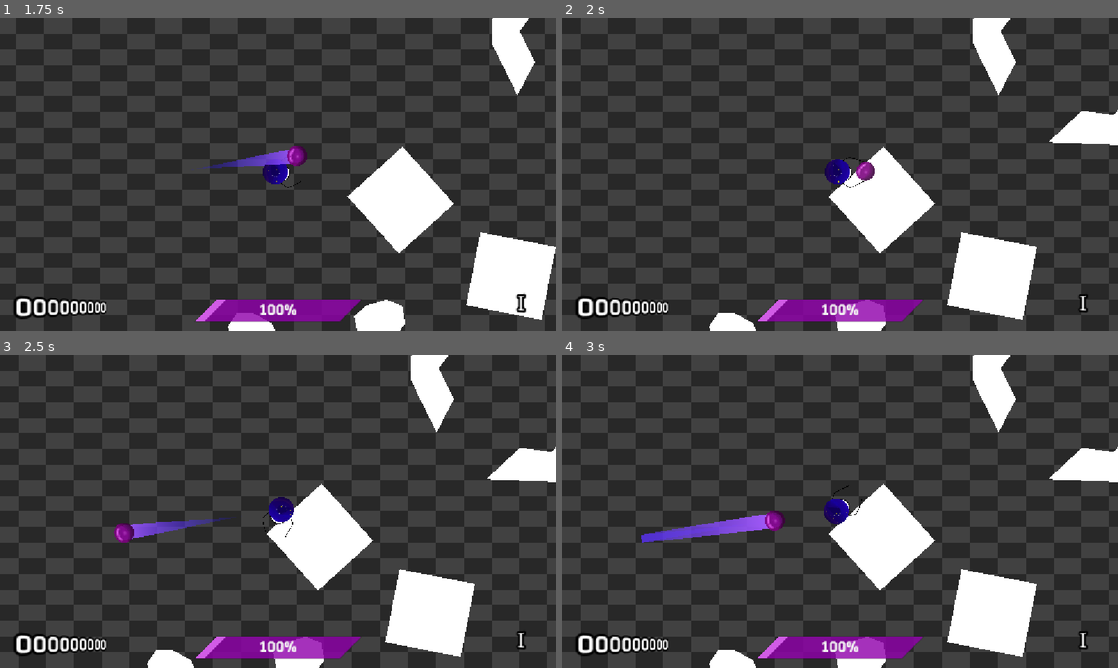
Above: before the commit, frames 1-4 (two rows, left to right).
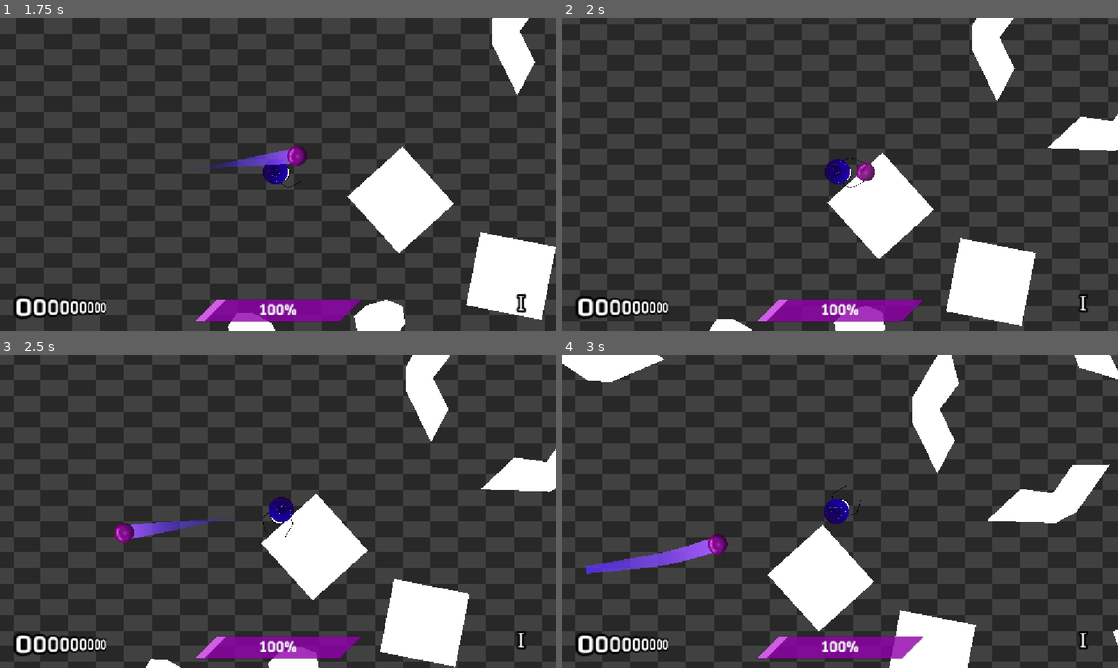
Above: after the commit, the same moments.

Repository: neilavesterinen/Haven-Bounce-Back-Shooter
Game: Godot game, scene res://Scenes/mainmenu/mainmenu.tscn
The game is run twice, just before and just after one commit, with the same random seed, the same clock (stepped at 60 frames per second) and the same inputs. The engine's default icon, where the game draws it, is replaced by a stand-in: a white triangle on a blue panel in a dark square. Sound files missing from this copy of the repository are replaced by a short silence.
Inputs (mouse positions are in pixels of both pictures, inside the frame that each line leads up to):
- Up to frame 1 (1.75 s): click "Play" at 0.5 s; tap Enter at 1.25 s; move the mouse to (400, 158) at 1.27 s; hold D (right) from 1.28 s (still down); click (400, 158) at 1.35 s
- Up to frame 2 (2 s): keep holding D (right)
- Up to frame 3 (2.5 s): release D (right) at 2 s; drag from (166, 527) to (272, 549) at 2.02 s
- Up to frame 4 (3 s): move the mouse to (895, 442) at 2.77 s; hold D (right) from 2.78 s (still down); tap Enter at 2.85 s

Frame 1 is identical in both runs. In frame 2, 36% of the frame differs, in the area x 0-100%, y 0-100%; in frame 3, 53%; in frame 4, 65%.

Commit message:
grjgiethiogthiojiogtjiogtr

Diff:
--- a/Scenes/game/healthbar.gd
+++ b/Scenes/game/healthbar.gd
@@ -1,7 +1,6 @@
 extends ProgressBar
 
 @export var player_health: PlayerHealth
-
 
 func _ready() -> void:
 	if player_health == null:
--- a/Scenes/map/spawnables/square.tscn
+++ b/Scenes/map/spawnables/square.tscn
@@ -30,6 +30,6 @@
 collision_layer = 2147483649
 
 [node name="CollisionShape2D" type="CollisionShape2D" parent="StaticBody2D" unique_id=1863459815]
-position = Vector2(0, 138)
+position = Vector2(0, 73)
 scale = Vector2(7.955501, 0.5199999)
 shape = SubResource("RectangleShape2D_nxkso")
--- /dev/null
+++ b/__tmp_nav_test.gd
@@ -0,0 +1,66 @@
+extends SceneTree
+
+
+func _initialize() -> void:
+	var map_scene := load("res://Scenes/map/map.tscn") as PackedScene
+	var map := map_scene.instantiate() as Node2D
+	root.add_child(map)
+
+	for _i in 600:
+		await process_frame
+		var region_node := map.get_node("Navigation") as NavigationRegion2D
+		if not region_node.is_baking():
+			break
+
+	var region := map.get_node("Navigation") as NavigationRegion2D
+	var polygon := region.navigation_polygon
+	print("NAV polygons: ", polygon.get_polygon_count(), " vertices: ", polygon.get_vertices().size())
+
+	var vertices := polygon.get_vertices()
+	var triangles: Array[PackedVector2Array] = []
+	for i in polygon.get_polygon_count():
+		var indices := polygon.get_polygon(i)
+		var tri := PackedVector2Array()
+		for index in indices:
+			tri.append(vertices[index])
+		triangles.append(tri)
+
+	var checked := 0
+	var failures := 0
+	for child in region.get_children():
+		var interior := _interior_point(child)
+		if not interior.is_finite():
+			continue
+		var covered := false
+		for tri in triangles:
+			if Geometry2D.is_point_in_polygon(interior, tri):
+				covered = true
+				break
+		checked += 1
+		if covered:
+			failures += 1
+			print("FAIL ", child.scene_file_path.get_file(), " interior covered at ", interior)
+		if checked >= 25:
+			break
+
+	print("NAV check: ", checked, " buildings sampled, ", failures, " covered by navmesh")
+
+	quit()
+
+
+func _interior_point(building: Node) -> Vector2:
+	for body in building.get_children():
+		if body is StaticBody2D:
+			for shape_child in body.get_children():
+				if shape_child is CollisionShape2D:
+					var cs := shape_child as CollisionShape2D
+					return cs.global_transform * cs.shape.get_rect().get_center()
+				if shape_child is CollisionPolygon2D:
+					var cp := shape_child as CollisionPolygon2D
+					var points := cp.polygon
+					var centroid := Vector2.ZERO
+					for p in points:
+						centroid += p
+					centroid /= points.size()
+					return cp.global_transform * centroid
+	return Vector2.INF
--- /dev/null
+++ b/__tmp_physics_test.gd
@@ -0,0 +1,57 @@
+extends Node
+
+
+func _ready() -> void:
+	for scene_path in [
+		"res://Scenes/map/spawnables/box.tscn",
+		"res://Scenes/map/spawnables/wall.tscn",
+		"res://Scenes/map/spawnables/square.tscn",
+		"res://Scenes/map/spawnables/tri.tscn",
+	]:
+		var scene := load(scene_path) as PackedScene
+		var building := scene.instantiate() as Node2D
+		add_child(building)
+		building.global_position = Vector2.ZERO
+		await get_tree().physics_frame
+		await get_tree().physics_frame
+
+		var bodies := 0
+		var hits_enemy := 0
+		var hits_orb := 0
+		for body in building.get_children():
+			if body is not StaticBody2D:
+				continue
+			bodies += 1
+			for child in body.get_children():
+				var point := Vector2.INF
+				if child is CollisionShape2D:
+					var cs := child as CollisionShape2D
+					point = cs.global_transform * cs.shape.get_rect().get_center()
+				elif child is CollisionPolygon2D:
+					var cp := child as CollisionPolygon2D
+					var sum := Vector2.ZERO
+					for p in cp.polygon:
+						sum += p
+					point = cp.global_transform * (sum / cp.polygon.size())
+
+				if not point.is_finite():
+					continue
+
+				var query := PhysicsPointQueryParameters2D.new()
+				query.position = point
+				query.collision_mask = 3
+				if not get_viewport().world_2d.direct_space_state.intersect_point(query).is_empty():
+					hits_enemy += 1
+				query.collision_mask = 2147483648
+				if not get_viewport().world_2d.direct_space_state.intersect_point(query).is_empty():
+					hits_orb += 1
+
+		print(
+			scene_path.get_file(), ": bodies=", bodies,
+			" enemy_hits=", hits_enemy, " orb_hits=", hits_orb,
+		)
+
+		building.queue_free()
+		await get_tree().physics_frame
+
+	get_tree().quit()
--- /dev/null
+++ b/__tmp_physics_test.tscn
@@ -0,0 +1,6 @@
+[gd_scene load_steps=2 format=3]
+
+[ext_resource type="Script" path="res://__tmp_physics_test.gd" id="1"]
+
+[node name="Test" type="Node"]
+script = ExtResource("1")
Not shown, added: __tmp_nav_test.gd.uid
Not shown, added: __tmp_physics_test.gd.uid
